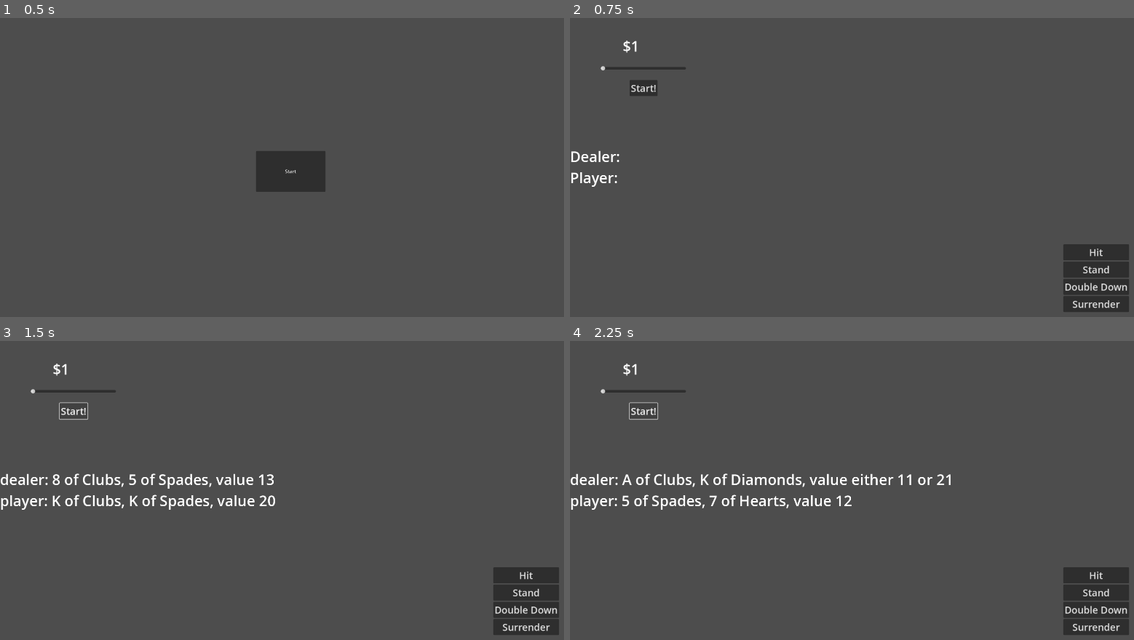
Above: before the commit, frames 1-4 (two rows, left to right).
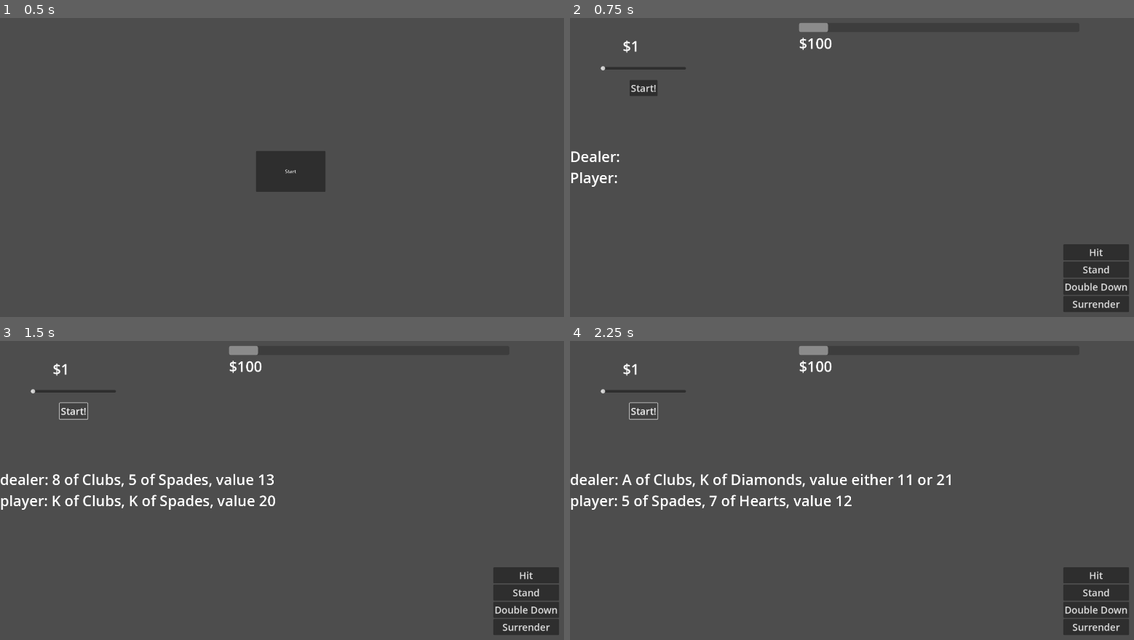
Above: after the commit, the same moments.

Repository: Tofutush/blackjack-with-sky
Game: Godot game, scene res://scenes/Start/Start.tscn
The game is run twice, just before and just after one commit, with the same random seed, the same clock (stepped at 60 frames per second) and the same inputs.
Inputs:
- Up to frame 1 (0.5 s): no input
- Up to frame 2 (0.75 s): click "Start" at 0.5 s
- Up to frame 3 (1.5 s): click "Start!" at 1.25 s
- Up to frame 4 (2.25 s): click "Start!" at 2 s

Frame 1 is identical in both runs. In frame 2, 0.3% of the frame differs, in the area x 40-47%, y 1-11%; in frame 3, 0.3%; in frame 4, 0.3%.

Commit message:
moolah meter

Diff:
--- a/scenes/Main/Main.tscn
+++ b/scenes/Main/Main.tscn
@@ -1,10 +1,11 @@
-[gd_scene load_steps=6 format=3 uid="uid://ctjvnj3palpng"]
+[gd_scene load_steps=7 format=3 uid="uid://ctjvnj3palpng"]
 
 [ext_resource type="Script" uid="uid://b0gctenpjx66d" path="res://scenes/Main/main.gd" id="1_bvmdu"]
 [ext_resource type="Theme" uid="uid://sfy8iivbp4g" path="res://assets/theme.tres" id="2_owiiy"]
 [ext_resource type="Texture2D" uid="uid://bsppoymneohor" path="res://assets/cards.png" id="3_8llo8"]
 [ext_resource type="PackedScene" uid="uid://qva68m56j7ro" path="res://scenes/Bet/Bet.tscn" id="3_brr1f"]
 [ext_resource type="PackedScene" uid="uid://dg3qjnes613ou" path="res://scenes/PlayerButtons/player_buttons.tscn" id="5_pkilc"]
+[ext_resource type="PackedScene" uid="uid://086xpid11b5m" path="res://scenes/MoneyMeter/money_meter.tscn" id="6_d463r"]
 
 [node name="Main" type="Control"]
 layout_mode = 3
@@ -67,4 +68,11 @@
 grow_horizontal = 0
 grow_vertical = 0
 
+[node name="MoneyMeter" parent="." instance=ExtResource("6_d463r")]
+layout_mode = 0
+offset_left = 756.0
+offset_top = 50.0
+offset_right = 1682.0
+offset_bottom = 151.0
+
 [connection signal="bet_submitted" from="Bet" to="." method="_on_bet_bet_submitted"]
--- a/scenes/Main/main.gd
+++ b/scenes/Main/main.gd
@@ -28,7 +28,7 @@
 	# check natural blackjack
 	if playerHand.isNaturalBlackjack():
 		print('natural blackjack! you win!')
-		GameManager.money += floor(bet * 1.5)
+		GameManager.changeMoney(floor(bet * 1.5))
 
 	# check split
 	if playerHand.getCard(0).compareRank(playerHand.getCard(1)):
--- /dev/null
+++ b/scenes/MoneyMeter/money_meter.gd
@@ -0,0 +1,9 @@
+extends VBoxContainer
+
+func _ready() -> void:
+	updateBar(GameManager.money)
+	GameManager.money_changed.connect(updateBar)
+
+func updateBar(amount: int) -> void:
+	$ProgressBar.value = amount
+	$Label.text = "$" + str(amount)
--- /dev/null
+++ b/scenes/MoneyMeter/money_meter.tscn
@@ -0,0 +1,21 @@
+[gd_scene load_steps=2 format=3 uid="uid://086xpid11b5m"]
+
+[ext_resource type="Script" uid="uid://2odrmr4mlteq" path="res://scenes/MoneyMeter/money_meter.gd" id="1_ljaij"]
+
+[node name="MoneyMeter" type="VBoxContainer"]
+offset_right = 600.0
+offset_bottom = 57.0
+size_flags_horizontal = 0
+size_flags_vertical = 0
+script = ExtResource("1_ljaij")
+
+[node name="ProgressBar" type="ProgressBar" parent="."]
+custom_minimum_size = Vector2(0, 30)
+layout_mode = 2
+max_value = 1000.0
+step = 1.0
+show_percentage = false
+
+[node name="Label" type="Label" parent="."]
+layout_mode = 2
+text = "$"
--- a/scripts/GameManager.gd
+++ b/scripts/GameManager.gd
@@ -2,6 +2,8 @@
 
 var money := 100
 var standOnSoft17 := false
+
+signal money_changed(amount: int)
 
 func createDeck() -> Deck:
 	const suits = ['Spades', 'Hearts', 'Clubs', 'Diamonds']
@@ -12,3 +14,7 @@
 			var card = Card.new(suit, rank)
 			cards.append(card)
 	return Deck.new(cards).shuffle()
+
+func changeMoney(amount: int) -> void:
+	money += amount
+	money_changed.emit(money)
Not shown, added: scenes/MoneyMeter/money_meter.gd.uid
